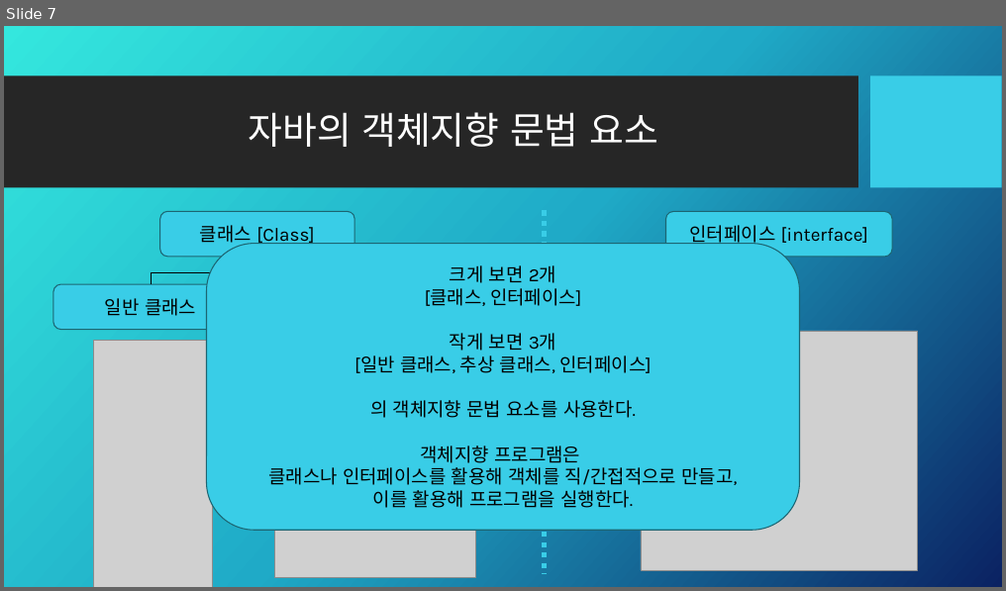
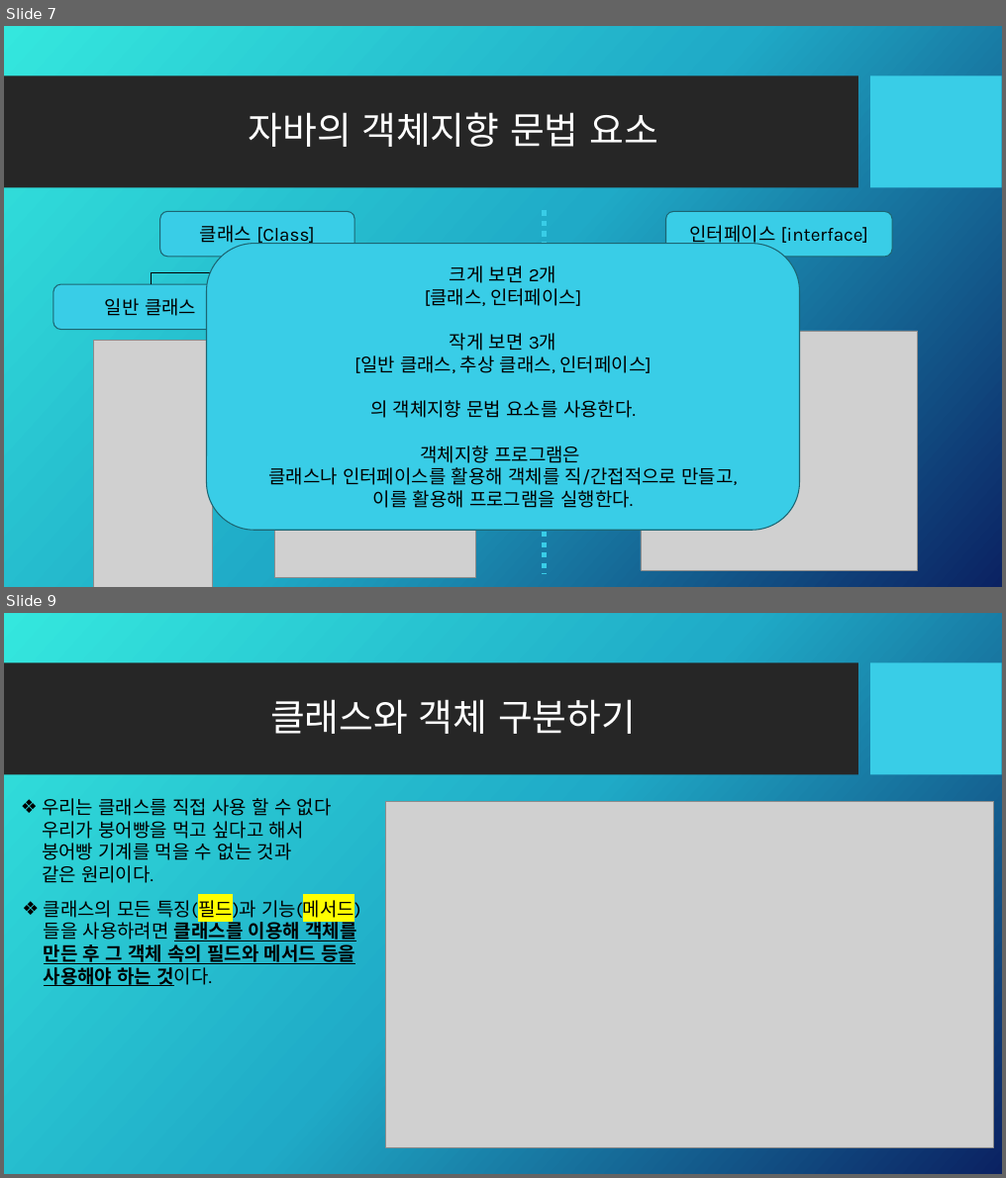
Before and after one commit to Kalex007s/java, a slide deck: study001/교육자료/java.pptx. Shown one above the other, each under a label of ours: slide 7 before the commit, slides 7 and 9 after it; the slides between them are not shown. The pictures are 1006x591 and 1006x1178 pixels, drawn with LibreOffice and Linux fonts; fonts in the diff are those of the drawing; grey boxes stand for pictures; background and template pictures are left out. Boxes give left, top, right and bottom in pixels: in the first picture for what was removed or moved away, otherwise in the second. Text is boxed around its words. In the diff, an @@ line names an element or a change of style, - is before the commit and + after.

```diff
--- a/study001/교육자료/java.pptx
+++ b/study001/교육자료/java.pptx
@@ slide 9 added at (4, 613, 1002, 1174), background picture (left out); not listed: 2 template elements that a slide beside it also shows @@
@@ title added at (270, 699, 636, 734), 36 pt, text #FFFFFF @@
+클래스와 객체 구분하기
@@ text added at (42, 798, 332, 883), 18 pt, text #000000 @@
+❖ 우리는 클래스를 직접 사용 할 수 없다
+  우리가 붕어빵을 먹고 싶다고 해서
+붕어빵 기계를 먹을 수 없는 것과
+같은 원리이다.
@@ picture added at (386, 802, 994, 1148) @@
@@ text added at (44, 896, 360, 986), 18 pt, text #000000, bold, underline @@
+❖ 클래스의 모든 특징(필드)과 기능(메서드)들을 사용하려면 클래스를 이용해 객체를 만든 후 그 객체 속의 필드와 메서드 등을 사용해야 하는 것이다.
```
Also in this commit, not shown: 1 slide changed, 1 other file.
